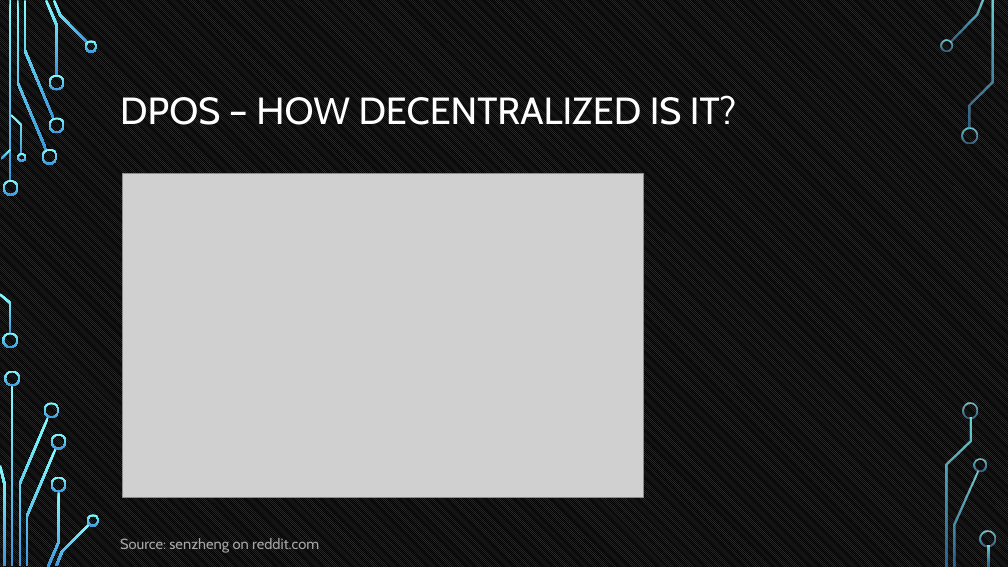
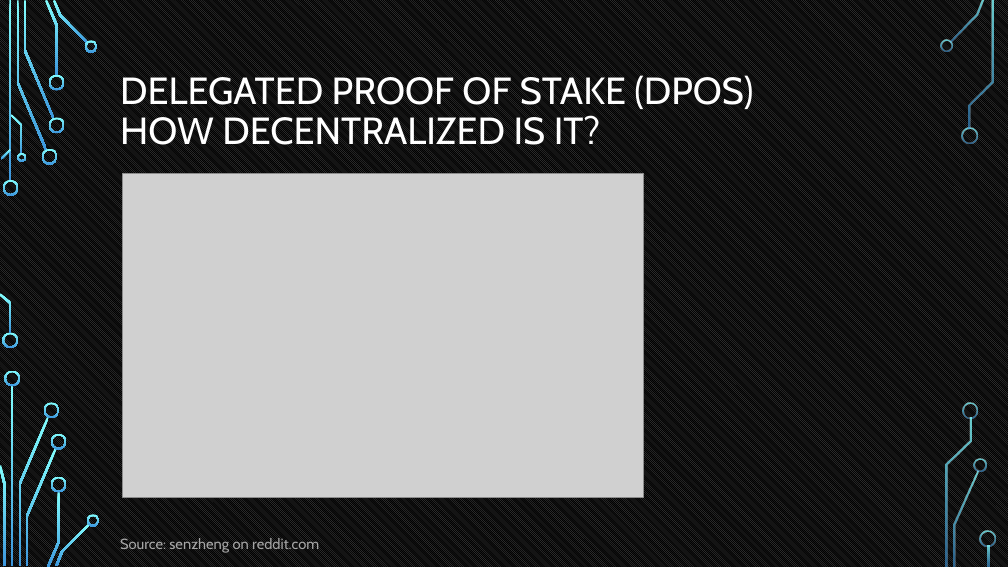
Before and after one commit to tokenika/tokenika.github.io, a slide deck: slide 25 of WarsawBlock(3).pptx (slide 24 before the commit). Drawn at 1008x567 pixels with LibreOffice and Linux fonts; fonts in the diff are those of the drawing; grey boxes stand for pictures; background and template pictures are left out. Boxes give left, top, right and bottom in pixels: in the first picture for what was removed or moved away, otherwise in the second. Text is boxed around its words. In the diff, an @@ line names an element or a change of style, - is before the commit and + after.

```diff
--- a/WarsawBlock(3).pptx
+++ b/WarsawBlock(3).pptx
@@ title at [120, 75, 753, 145]: text changed @@
-DPOS – HOW DECENTRALIZED IS IT?
+DELEGATED PROOF OF STAKE (DPOS)
+HOW DECENTRALIZED IS IT?
```
Also in this commit, not shown: 2 other slides changed, 3 slides added, 1 slide removed, 1 other file.
